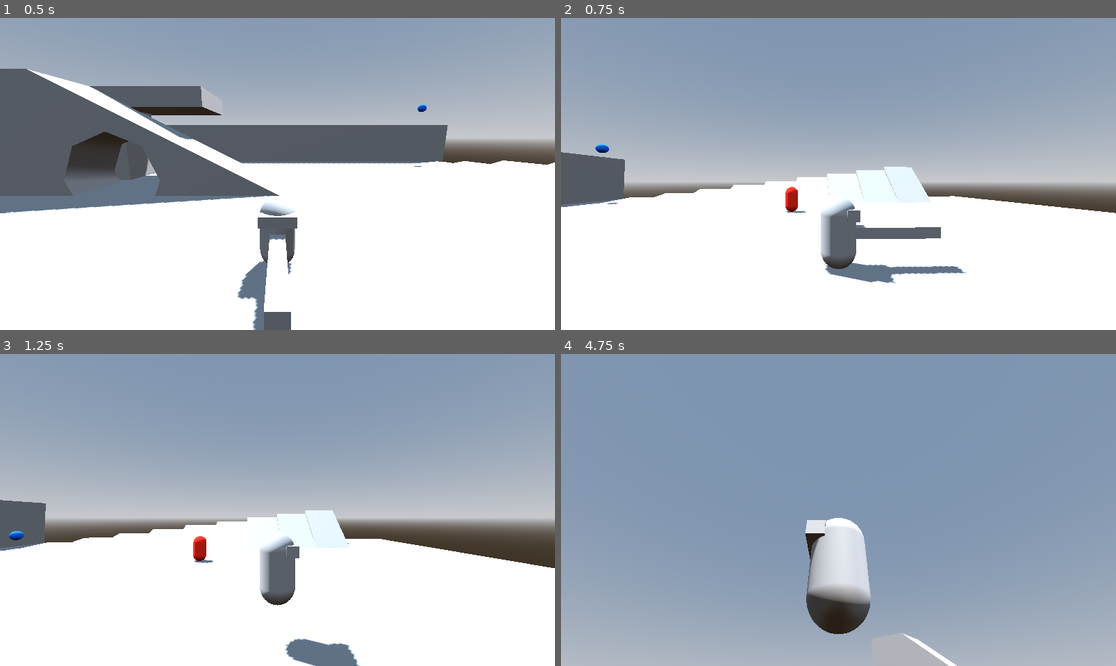
Above: before the commit, frames 1-4 (two rows, left to right).
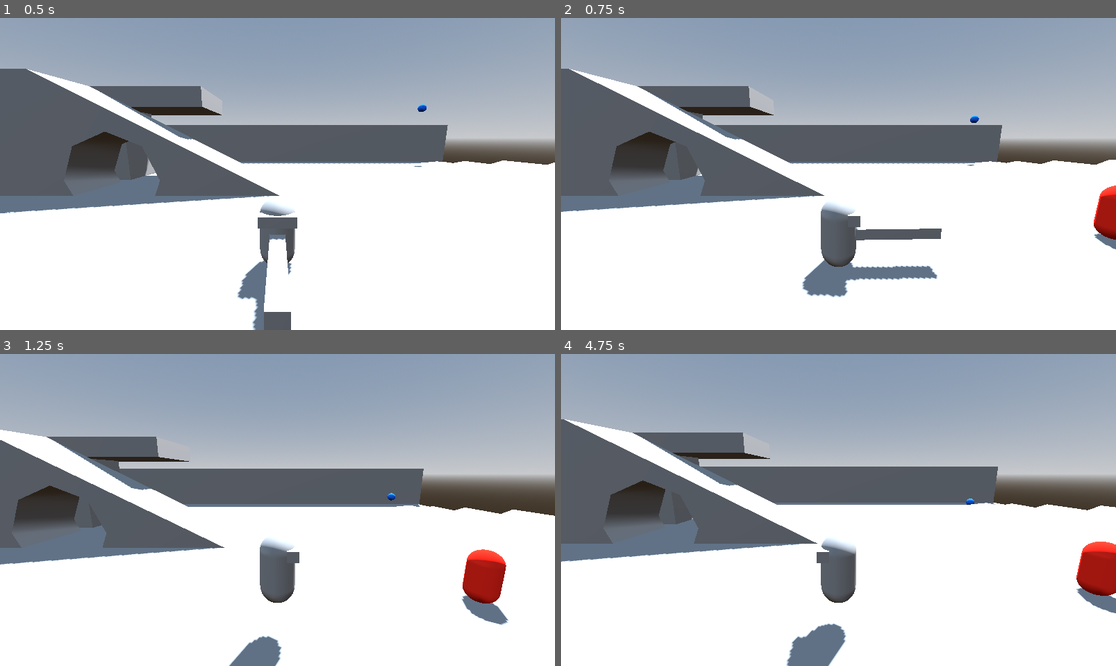
Above: after the commit, the same moments.

Repository: hhhhhhhh1233/BubbleGameJam
Game: Godot game, scene res://test_level.tscn
Two runs of this game, one before a commit and one after it. Both use one fixed random seed, a clock stepped at 60 frames per second and the inputs below.
Inputs (mouse positions are in pixels of both pictures, inside the frame that each line leads up to):
- Up to frame 1 (0.5 s): no input
- Up to frame 2 (0.75 s): move the mouse to (960, 158) at 0.52 s; hold D (right) from 0.53 s (still down); click (960, 158) at 0.6 s
- Up to frame 3 (1.25 s): keep holding D (right); tap Space (jump) at 0.77 s
- Up to frame 4 (4.75 s): move the mouse to (727, 525) at 1.27 s; release D (right) at 1.28 s; hold S (back) 1.28-2.03 s; click (727, 525) at 1.35 s; tap Space (jump) at 1.52, 3.02, 3.77, 4.52 s; move the mouse to (894, 441) at 2.02 s; hold D (right) 2.03-2.78 s; click (894, 441) at 2.1 s; move the mouse to (810, 572) at 2.77 s; hold W (forward) 2.78-3.53 s; click (810, 572) at 2.85 s; move the mouse to (1005, 556) at 3.52 s; hold A (left) from 3.53 s (still down); click (1005, 556) at 3.6 s; move the mouse to (672, 463) at 4.27 s; click (672, 463) at 4.35 s

Frame 1 is identical in both runs. In frame 2, 33% of the frame differs, in the area x 0-100%, y 16-90%; in frame 3, 36%; in frame 4, 84%, in the area x 0-100%, y 8-100%.

Commit message:
FEAT: Camera input with controller

Diff:
--- a/Player.gd
+++ b/Player.gd
@@ -8,16 +8,16 @@
 
 const camMin = -0.7
 const camMax = 0.7
+const sensitivity = 0.03
+
 
 const SPEED = 5.0
 const JUMP_VELOCITY = 4.5
-var lastMouse:Vector2
 
 var bAttacking = false
 
 func _ready() -> void:
 	#Input.mouse_mode = Input.MouseMode.MOUSE_MODE_CAPTURED;
-	lastMouse = get_viewport().get_mouse_position()
 	pass
 
 func _physics_process(delta: float) -> void:
@@ -46,17 +46,17 @@
 
 	move_and_slide()
 
-	var deltaMouse:Vector2 = get_viewport().get_mouse_position()-lastMouse
+	var input_camera := Input.get_vector("camera_left", "camera_right", "camera_forward", "camera_back")
 
-	if springArm.rotation.x-deltaMouse.y/150>camMin and springArm.rotation.x-deltaMouse.y/150<camMax:
-		#camera.rotation.x += -deltaMouse.y/150
-		springArm.rotation.x += -deltaMouse.y/150
+	if springArm.rotation.x-input_camera.y*sensitivity>camMin and springArm.rotation.x-input_camera.y*sensitivity<camMax:
+		#camera.rotation.x += -input_camera.y*sensitivity
+		springArm.rotation.x += -input_camera.y*sensitivity
 
-	print(camera.rotation.x)
-	#rotation.y += -deltaMouse.x/150
-	#camera.rotate(Vector3(1,0,0), -deltaMouse.y/150)
-	#springArm.rotate(Vector3(1,0,0), -deltaMouse.y/150)
-	springArm.rotation.y += -deltaMouse.x/150
+	print(springArm.rotation.x)
+	#rotation.y += -input_camera.x*sensitivity
+	#camera.rotate(Vector3(1,0,0), -input_camera.y*sensitivity)
+	#springArm.rotate(Vector3(1,0,0), -input_camera.y*sensitivity)
+	springArm.rotation.y += -input_camera.x*sensitivity
 
 	if Input.is_action_just_pressed("light_attack"):
 		bAttacking = true
@@ -68,7 +68,3 @@
 		if $Body/WeaponRoot.rotation.y > PI/2:
 			bAttacking = true
 			$Body/WeaponRoot/WeaponModel.hide()
-
-
-
-	lastMouse = get_viewport().get_mouse_position()
Not shown: 1 places in test_level.tscn that only renumber resources
